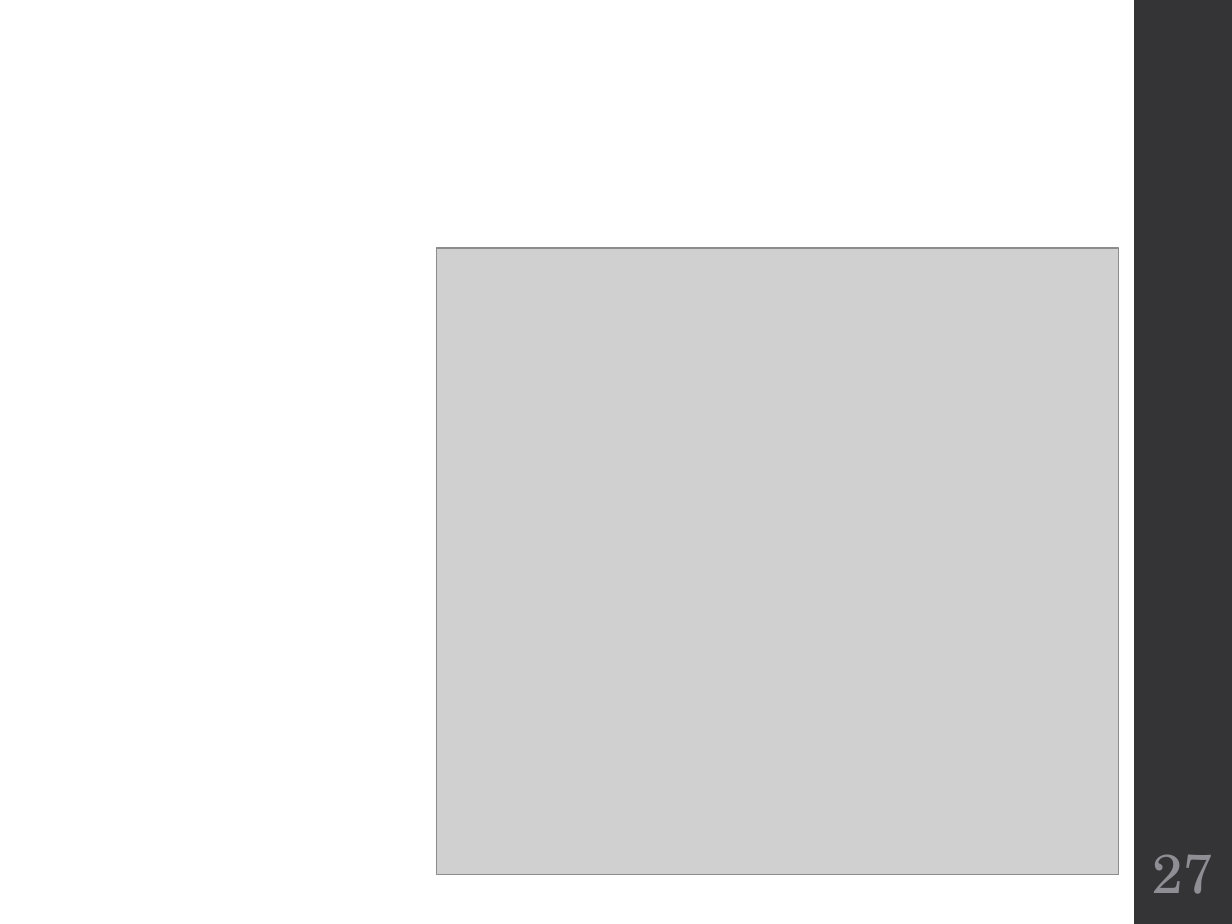
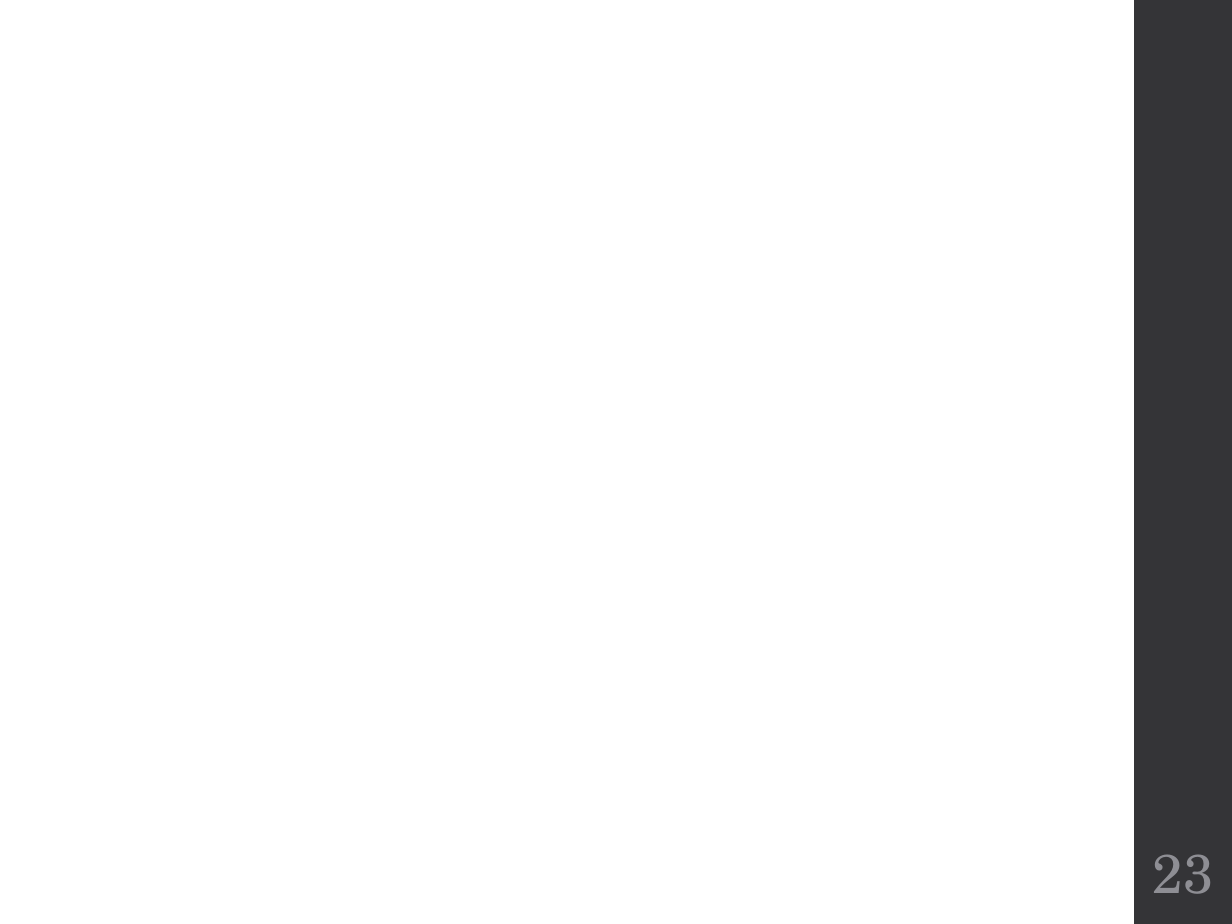
Before and after one commit to kannab98/graduation-paper, a slide deck: slide 23 of Presentation.pptx (slide 27 before the commit). Drawn at 1232x924 pixels with LibreOffice and Linux fonts; fonts in the diff are those of the drawing; grey boxes stand for pictures. Boxes give left, top, right and bottom in pixels: in the first picture for what was removed or moved away, otherwise in the second. Text is boxed around its words. In the diff, an @@ line names an element or a change of style, - is before the commit and + after.

```diff
--- a/Presentation.pptx
+++ b/Presentation.pptx
@@ picture removed at bbox=[436, 248, 1119, 875] @@
@@ page number at bbox=[1153, 854, 1214, 894]: text changed @@
-27
+23
```
Also in this commit, not shown: 8 other slides changed, 1 slide added, 10 other files.
